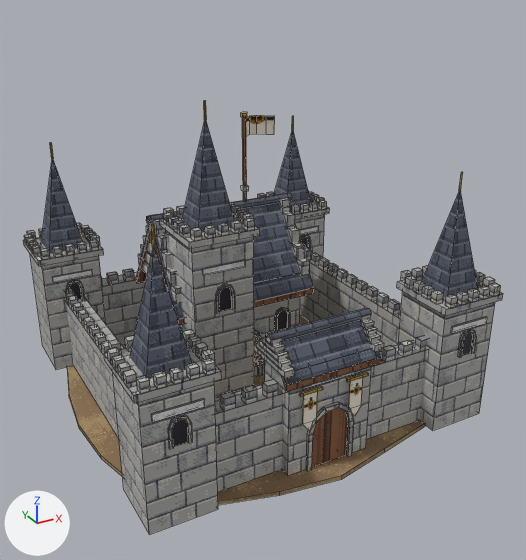
An edit to the Blender file art_source/blender/teutons/castle.blend, drawn before and after from the same camera.
Before and after are seen from a 50 mm lens placed at (-5.93, -11.6, 7.98), pointed at (0.1, -0.64, 2.5). The lights are fixed; the arrows at lower left show +X, +Y and +Z. The picture after the commit comes second. Mesh edges are drawn as thin lines.

Before the edit, the objects in view are built like this:
```python
me_teutons_castle = bpy.data.meshes.new('teutons_castle')
me_teutons_castle.from_pydata(...)  # 5074 vertices, 1300 faces; spans x -3.46..3.42, y -3.58..3.46, z 0.0..5.8
# faces by material slot: [21, 1123, 9, 40, 36, 20, 39, 12]
me_teutons_castle.materials.append(mat_pe_dirt)  # picture img_pe_dirt
me_teutons_castle.materials.append(mat_pe_stonegrey)  # picture img_pe_stonegrey
me_teutons_castle.materials.append(mat_pe_window)  # picture img_pe_window
me_teutons_castle.materials.append(mat_team_trim)  # picture img_team_trim
me_teutons_castle.materials.append(mat_pe_slatedark)  # picture img_pe_slatedark
me_teutons_castle.materials.append(mat_pe_wooddark)  # picture img_pe_wooddark
me_teutons_castle.materials.append(mat_pe_gold)  # picture img_pe_gold
me_teutons_castle.materials.append(mat_pe_banner_teutons)  # picture img_banner_teutons_png
ob_teutons_castle = bpy.data.objects.new('teutons_castle', me_teutons_castle)
ob_teutons_castle.location = (0.0, 0.0, 0.0)
```
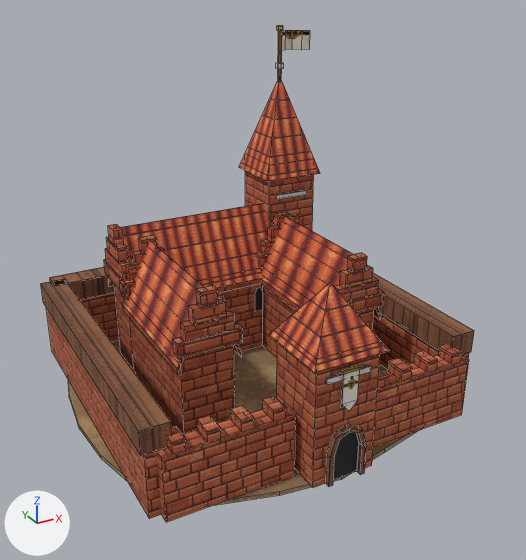
Location of each change, (x1, y1, x2, y2) in pixels of the pictures (526 x 560 px):
'teutons_castle', reshaped (10% narrower, 14% taller)
    before: (23, 101, 503, 535)
    after: (41, 26, 474, 522)
part 1 of me_teutons_castle, deleted
    before: (23, 101, 503, 535)
part 2 of me_teutons_castle, reshaped
    before: (215, 394, 283, 492)
    after: (41, 26, 474, 522)

The edits, one by one:
Picture 'PE_RoofRed' (img_pe_roofred) is new.
Picture 'PE_BrickRed' (img_pe_brickred) is new.
Material 'PE_RoofRed' (mat_pe_roofred) is new.
Its texture is img_pe_roofred.
Its roughness is 0.8.
Material 'PE_BrickRed' (mat_pe_brickred) is new.
Its texture is img_pe_brickred.
Its roughness is 0.9.
me_teutons_castle is used by ob_teutons_castle; location (0.0, 0.0, 0.0).
me_teutons_castle had 5074 vertices, 1300 faces and spanned x -3.46..3.42, y -3.58..3.46, z 0.0..5.8.
me_teutons_castle now has 1189 vertices, 338 faces and spans x -3.46..3.42, y -3.72..3.46, z 0.0..6.76.
me_teutons_castle part 1: 1232 loose pieces with 5006 vertices, spanning x -3.41..3.41, y -3.41..3.41, z 0.08..5.8, are deleted.
me_teutons_castle part 2: 8 vertices removed from x -2.75..-0.75, y -2.95..-2.55, z 0.08..1.58; 1129 vertices added at x -3.25..3.25, y -3.72..3.25, z 0.08..6.76.
me_teutons_castle no longer uses material mat_pe_stonegrey (picture img_pe_stonegrey).
me_teutons_castle no longer uses material mat_pe_slatedark (picture img_pe_slatedark).
me_teutons_castle gains material mat_pe_brickred (picture img_pe_brickred).
me_teutons_castle gains material mat_pe_roofred (picture img_pe_roofred).
